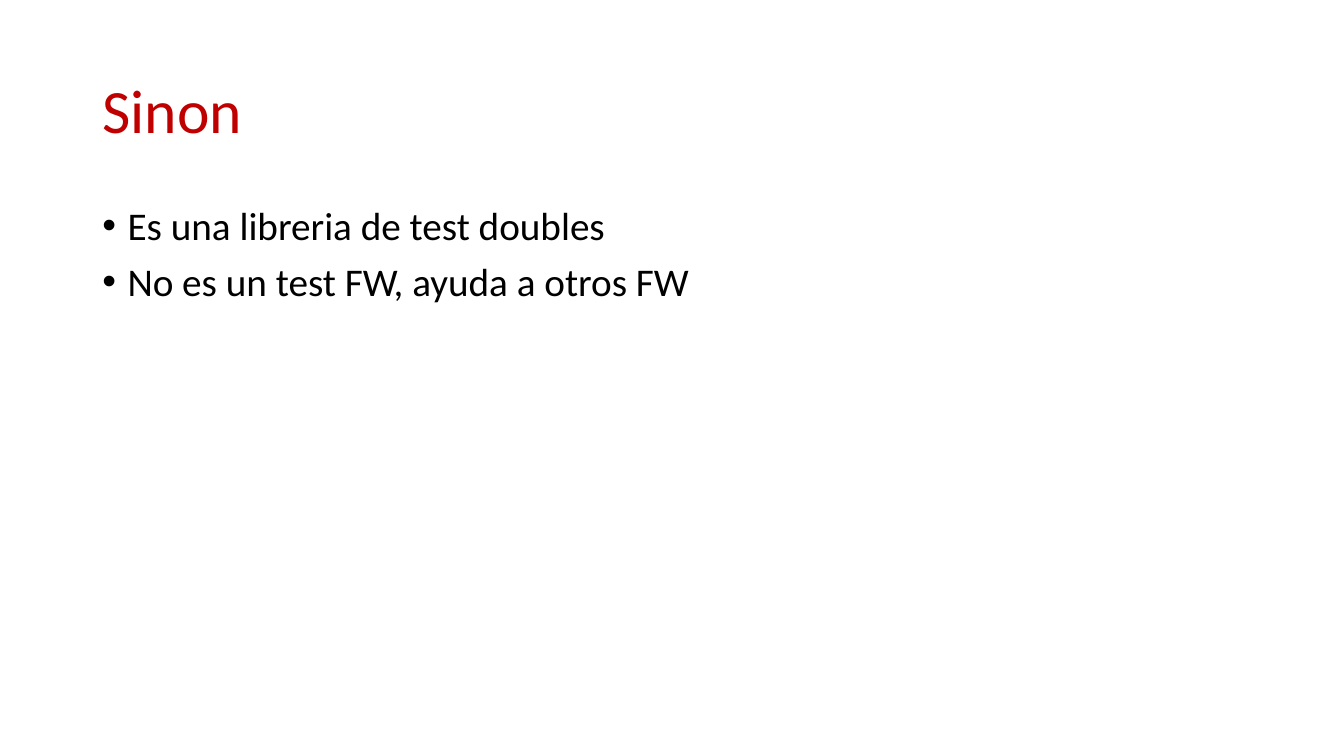
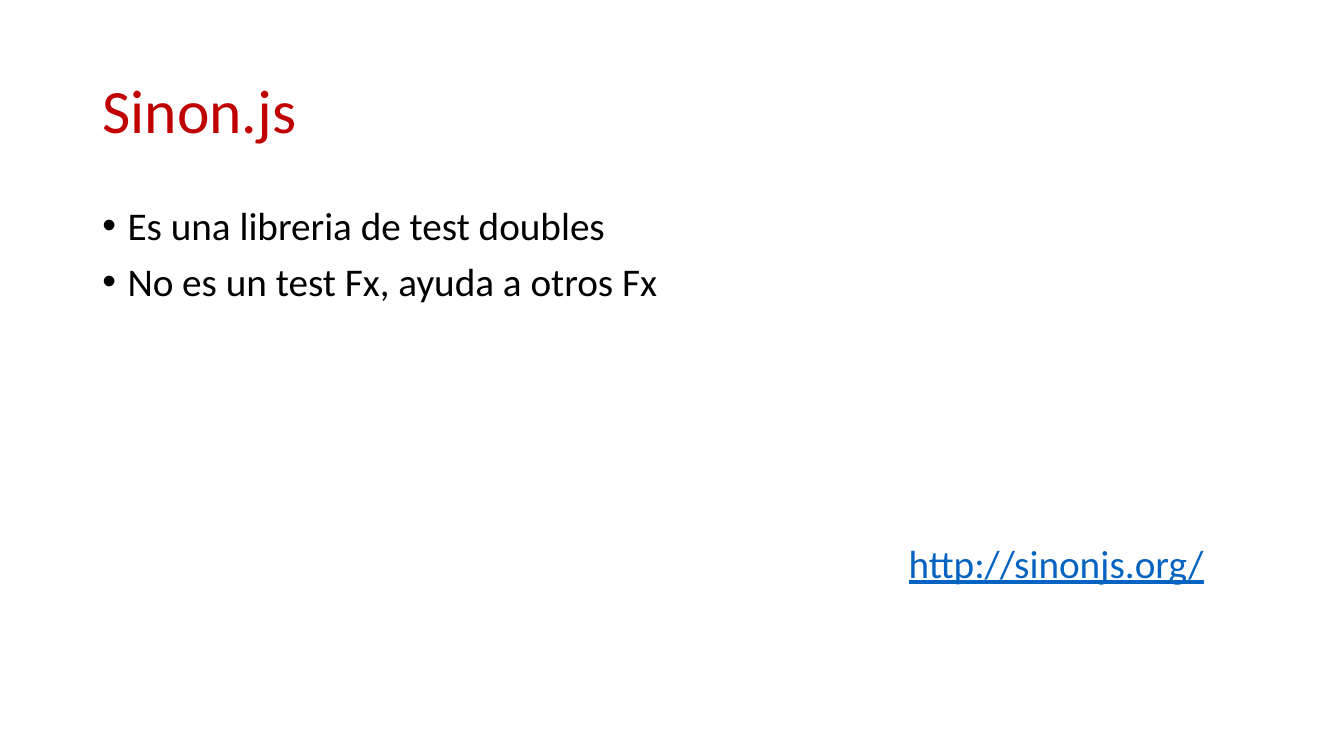
Before and after one commit to ericuss/TDD-Miercolex-Tokiota, a slide deck: slide 5 of Documentacion/jasmine.pptx. Drawn at 1344x756 pixels with LibreOffice and Linux fonts; fonts in the diff are those of the drawing; background and template pictures are left out. Boxes give left, top, right and bottom in pixels: in the first picture for what was removed or moved away, otherwise in the second. Text is boxed around its words. In the diff, an @@ line names an element or a change of style, - is before the commit and + after.

```diff
--- a/Documentacion/jasmine.pptx
+++ b/Documentacion/jasmine.pptx
@@ title at box(102, 90, 296, 144): text changed @@
-Sinon
+Sinon.js
@@ text at box(128, 268, 1204, 585): text changed @@
-• No es un test FW, ayuda a otros FW
+• No es un test Fx, ayuda a otros Fx
+http://sinonjs.org/
```
Also in this commit, not shown: 4 other slides changed, 6 slides added, 2 slides removed, 1 other file.
